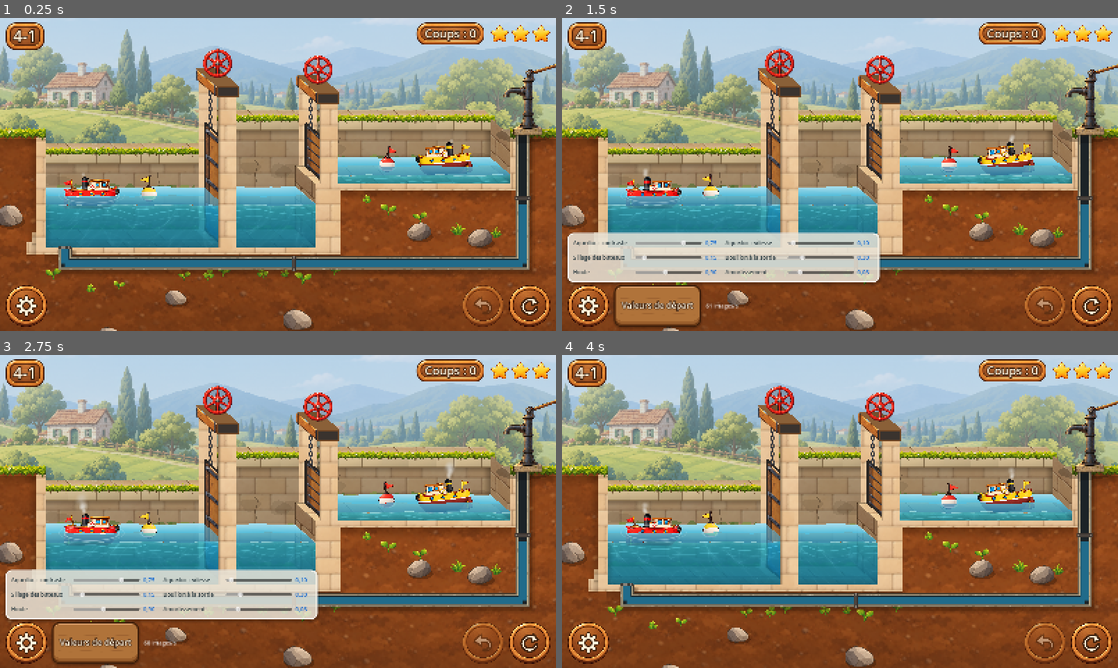
Above: before the commit, frames 1-4 (two rows, left to right).
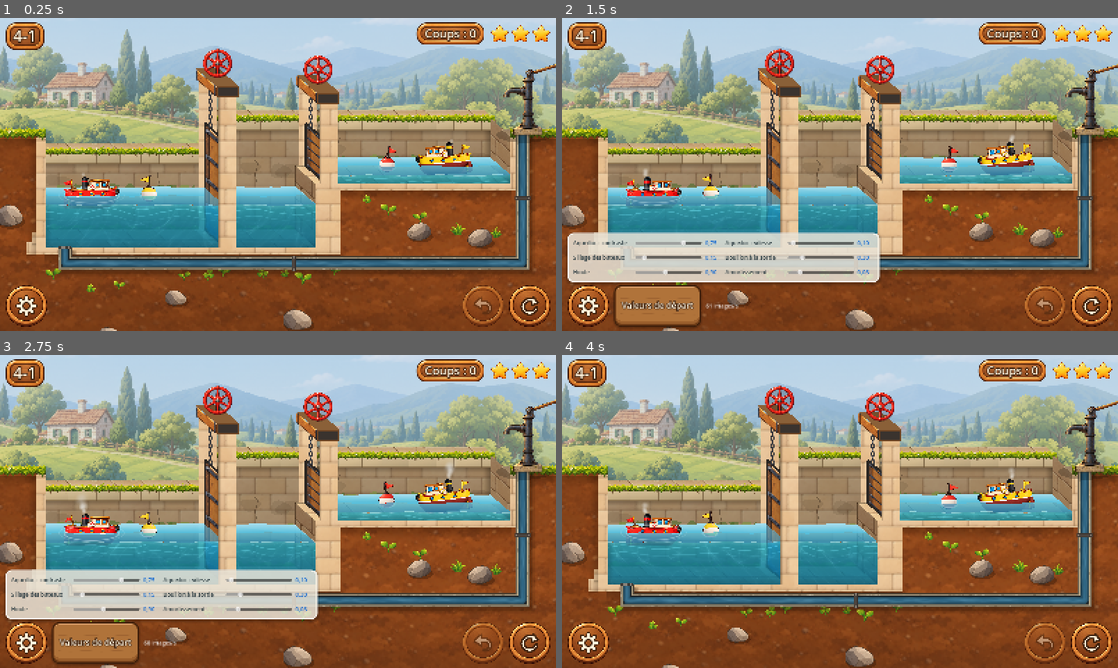
Above: after the commit, the same moments.

Repository: VincentDebaty/station
Game: Godot game, scene res://principal.tscn
Same seed, same stepped clock (60 frames per second), same inputs: the game is played once before the commit and once after it.
Inputs (mouse positions are in pixels of both pictures, inside the frame that each line leads up to):
- Up to frame 1 (0.25 s): no input
- Up to frame 2 (1.5 s): click (1090, 305) at 0.5 s; click (589, 305) at 1.25 s
- Up to frame 3 (2.75 s): click "Valeurs de départ" at 2 s
- Up to frame 4 (4 s): click (1090, 642) at 2.75 s; click (589, 642) at 3.52 s

The runs differ from the first frame. In frame 1, 1.5% of the frame differs, in the area x 11-95%, y 37-80%; in frame 2, 0.9%; in frame 3, 0.9%; in frame 4, 1.5%.

Commit message:
La pompe : le jet part du bec, le tuyau reste plein, l'eau pompée se voit même dans un bassin vide ; les bouées échouées se couchent
Retours de Vincent sur le 4-1 :
- « Le jet est décalé à la sortie de la pompe. » Le bec était supposé à 34 %
  de la hauteur de l'image ; mesuré sur art/pompe.png, il est à 41 %, au bord
  gauche. Le jet part maintenant du dessous de son bout.
- « L'eau dans le tuyau n'est pas une animation cohérente ; tout le tuyau
  doit être rempli. » Le tuyau d'une pompe est maintenant plein jusqu'à la
  pompe (amorcée) tant que sa source a de l'eau ; l'eau n'y court que pendant
  un coup de pompe.
- « La pompe ne fonctionne plus avec le bassin de droite. » Le moteur
  pompait bien (vérifié : la page web et moteur.gd acceptent le coup). Mais
  avec la porte du sas ouverte, l'eau pompée traversait le bief amont vide et
  filait au sas : le bief restait sec, et rien ne se voyait. Un bassin vide
  que l'eau d'une pompe traverse reçoit maintenant la pellicule des bassins
  traversés.
- « Une bouée dans un bassin vide continue à bouger. » À sec, elle s'immobilise
  et se couche sur le fond, fanion vers le sol, du côté où il pointait ; elle
  se relève en douceur quand l'eau revient.

Filmé sur le 4-1 (porte 1, puis deux coups de pompe). Rendu seulement :
oracle vert.

Co-Authored-By: Claude Opus 5.5 <noreply@anthropic.com>

Diff:
--- a/prototypes/ecluses-godot/canal.gd
+++ b/prototypes/ecluses-godot/canal.gd
@@ -1438,10 +1438,15 @@
 	for i in levees_noyees:
 		levees_noyees[i].queue_redraw()
 		coupes_noyees[i].visible_eau = minf(vue_niv[i], vue_niv[i + 1]) > float(N["liaisons"][i]["crete"])
+	# le tuyau d'une pompe est plein jusqu'à la pompe (elle est amorcée) tant
+	# que sa source a de l'eau ; l'eau n'y court que pendant un coup de pompe
+	# (Vincent : un tuyau à moitié plein qui coulait faisait une animation
+	# incohérente)
 	for i in tuyaux_pompe:
 		var de := int(N["pompes"][i]["de"])
+		var a_eau: bool = vue_niv[de] > float(N["bassins"][de]["fond"]) + 0.01
 		tuyaux_pompe[i].niveau_g = Y(vue_niv[de])
-		tuyaux_pompe[i].niveau_d = Y(vue_niv[de])
+		tuyaux_pompe[i].niveau_d = -1e9 if a_eau else Y(vue_niv[de])
 	for i in aqueducs:
 		aqueducs[i].ouverte = portes[i].vanne_ouverte
 		aqueducs[i].niveau_g = Y(vue_niv[i])
@@ -1561,7 +1566,11 @@
 		var sort_g := i > 0 and float(fl[i - 1]) < -0.01
 		var entre_g := i > 0 and float(fl[i - 1]) > 0.01
 		var sort_d := i < fl.size() and float(fl[i]) > 0.01
-		if not ((entre_d and sort_g) or (entre_g and sort_d)): continue
+		# (l'eau d'une pompe qui arrive dans un bassin vide et en ressort par
+		# une porte ouverte le traverse aussi : sans cette pellicule, le bassin
+		# restait sec et l'on croyait que la pompe ne marchait pas, Vincent)
+		var par_pompe := _pompage >= 0 and int(N["pompes"][_pompage]["vers"]) == i and (sort_g or sort_d)
+		if not ((entre_d and sort_g) or (entre_g and sort_d) or par_pompe): continue
 		var fond := float(N["bassins"][i]["fond"])
 		if vue_niv[i] > fond + 0.12: continue
 		var film := 0.1 * minf(1.0, p * 8.0) * minf(1.0, (1.0 - p) * 5.0)
@@ -1997,6 +2006,7 @@
 # (peinte en rouge, repeinte comme les bateaux).
 var _bouees_img := {}
 var _bouees_vues := {}     # bouée -> sa flottaison (pour le cerne d'eau)
+var _bouees_couchees := {} # bouée -> 0 à flot … 1 couchée sur le fond
 func _bouee(k: int, x: float, sens: float) -> void:
 	var v := int(N["bateaux"][k]["vers"])
 	var fond := Y(float(N["bassins"][v]["fond"]))
@@ -2004,6 +2014,17 @@
 	var pente := (surface_a(x + 10.0) - surface_a(x - 10.0)) / 20.0
 	var y := surf + 1.2 * sin(_t * 2.2 + k * 1.7)
 	var rot := clampf(pente, -0.3, 0.3) * 0.8 + 0.07 * sin(_t * 1.6 + k)
+	# Échouée dans un bassin à sec : elle ne bouge plus et se couche sur le
+	# fond, fanion vers le sol, du côté où il pointait (Vincent). Elle se
+	# couche et se relève en douceur.
+	var sec: bool = eaux[v].vide() or surf >= fond - 2.0
+	var couche: float = _bouees_couchees.get(k, 0.0)
+	couche = move_toward(couche, 1.0 if sec else 0.0, get_process_delta_time() * 2.5)
+	_bouees_couchees[k] = couche
+	if couche > 0.0:
+		var c := couche * couche * (3.0 - 2.0 * couche)
+		y = lerpf(y, fond - 9.0, c)
+		rot = lerpf(rot, sens * 1.35, c)
 	if surf < fond - 2.0: _bouees_vues[k] = Vector2(x, surf)
 	else: _bouees_vues.erase(k)
 	var c: Color = COULEURS[k % COULEURS.size()]
--- a/prototypes/ecluses-godot/pompe.gd
+++ b/prototypes/ecluses-godot/pompe.gd
@@ -33,8 +33,10 @@
 	return HAUT * _corps.get_width() / _corps.get_height() if _corps else 40.0
 
 # Le bout du bec, d'où sort le jet.
+# (mesuré sur art/pompe.png : le bec est au bord gauche de l'image, à 41 % de
+# sa hauteur ; l'eau sort du dessous de son bout, vers 45 %)
 func bec() -> Vector2:
-	return base + Vector2(-_w() * 0.5 + 2.0, -HAUT * 0.66)
+	return base + Vector2(-_w() * 0.5 + 5.0, -HAUT * 0.55)
 
 # Le pivot du levier, sur le haut de la pompe.
 func pivot() -> Vector2:
